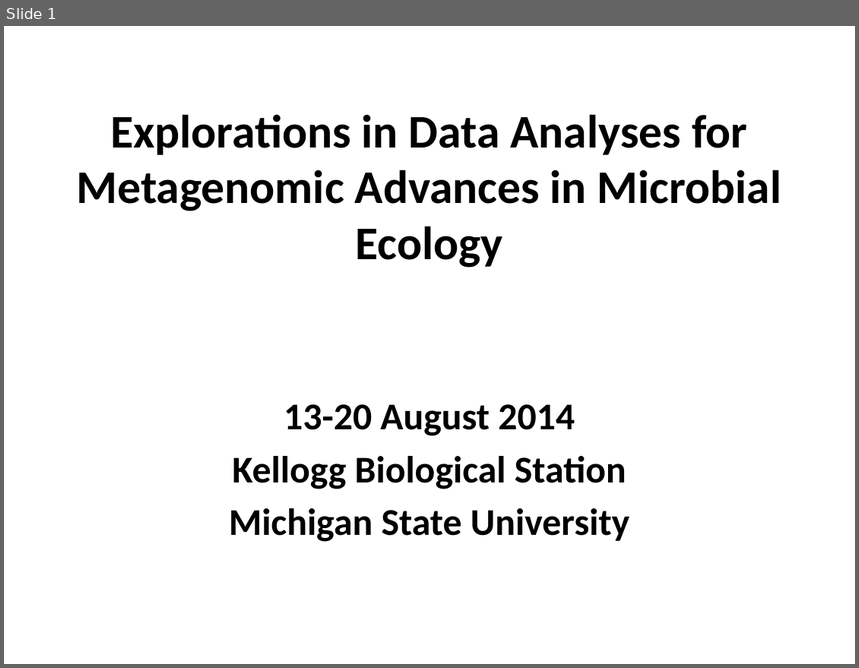
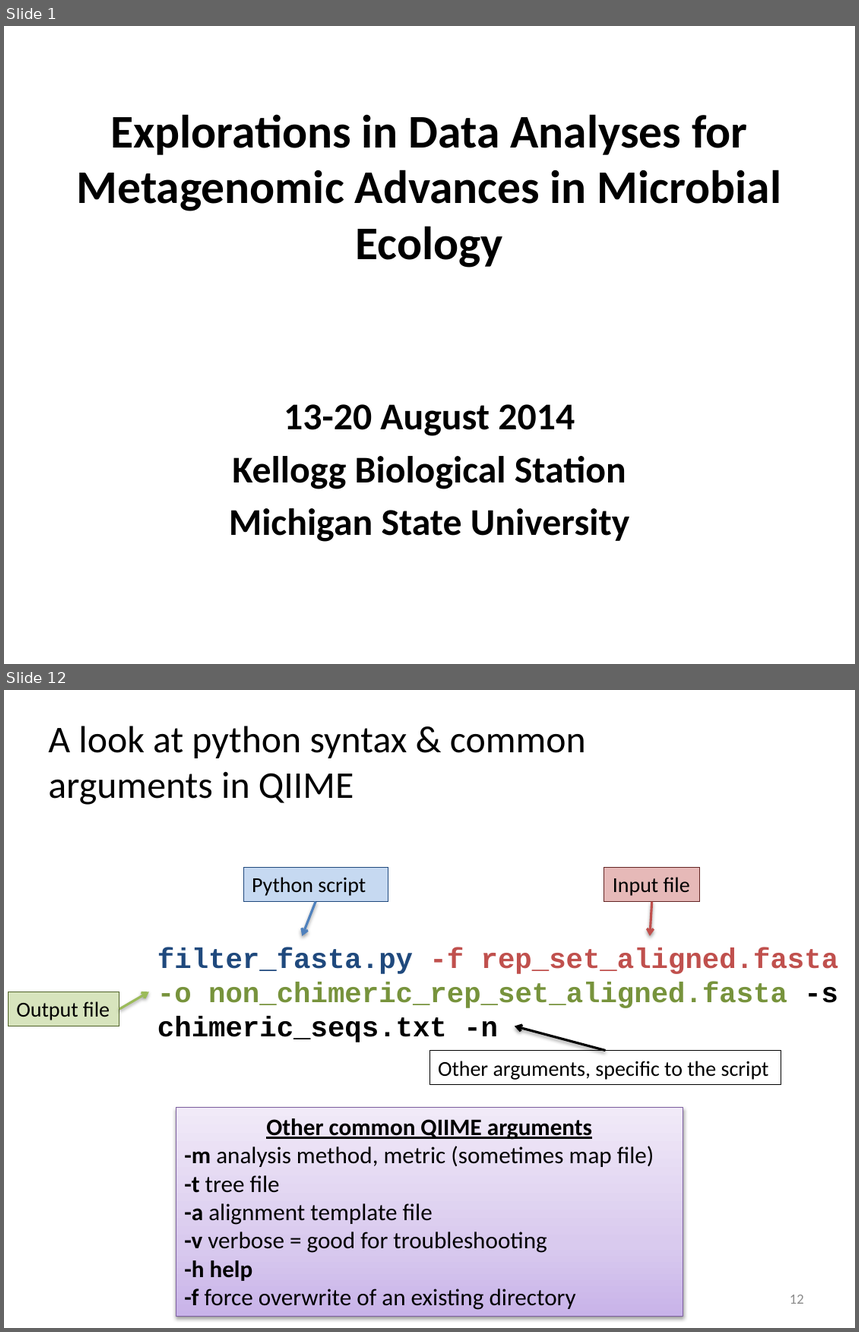
Before and after one commit to edamame-course/docs, a slide deck: _site/extra/Presentations/2014-08-13-PM_Ashley_Lecture1.pptx. Shown one above the other, each under a label of ours: slide 1 before the commit, slides 1 and 12 after it; the slides between them are not shown. The pictures are 859x668 and 859x1332 pixels, drawn with LibreOffice and Linux fonts; fonts in the diff are those of the drawing; background and template pictures are left out. Boxes give left, top, right and bottom in pixels: in the first picture for what was removed or moved away, otherwise in the second. Text is boxed around its words. In the diff, an @@ line names an element or a change of style, - is before the commit and + after.

```diff
--- a/_site/extra/Presentations/2014-08-13-PM_Ashley_Lecture1.pptx
+++ b/_site/extra/Presentations/2014-08-13-PM_Ashley_Lecture1.pptx
@@ slide 12 added at [4,690,855,1328], background #FFFFFF @@
@@ text added at [48,726,586,805], 32 pt, text #000000 @@
+A look at python syntax & common arguments in QIIME
@@ rectangle added at [243,867,388,901], fill #C6D9F1, outline #1F497D 0.75 pt, 18 pt, text #000000 @@
+Python script
@@ rectangle added at [604,867,699,901], fill #E6B9B8, outline #632523 0.75 pt, 18 pt, text #000000 @@
+Input file
@@ arrow added from (316, 902) to (302, 936), #4F81BD 2 pt @@
@@ arrow added from (652, 902) to (650, 936), #C0504D 2 pt @@
@@ text added at [158,948,839,1043], 24 pt, text #77933C, bold @@
+filter_fasta.py -f rep_set_aligned.fasta -o non_chimeric_rep_set_aligned.fasta -s chimeric_seqs.txt -n
@@ rectangle added at [9,992,120,1026], fill #D7E4BD, outline #4F6228 0.75 pt, 18 pt, text #000000 @@
+Output file
@@ arrow added from (120, 1009) to (148, 992), #9BBB59 2 pt @@
@@ arrow added from (606, 1051) to (515, 1026), #000000 2 pt @@
@@ rectangle added at [430,1051,781,1085], outline #000000 0.75 pt, 18 pt, text #000000 @@
+Other arguments, specific to the script
@@ rectangle added at [176,1108,683,1317], fill gradient #C9B5E8 to #D8CBEE to #F0EAF9, outline #7D60A0 0.75 pt, 20 pt, text #000000 @@
+Other common QIIME arguments
+-m analysis method, metric (sometimes map file)
+-t tree file
+-a alignment template file
+-v verbose = good for troubleshooting
+-h help
+-f force overwrite of an existing directory
@@ page number added at [790,1295,804,1304], 12 pt, text #8C8C8C @@
+12
```
Also in this commit, not shown: 10 other slides added, 23 other files.
